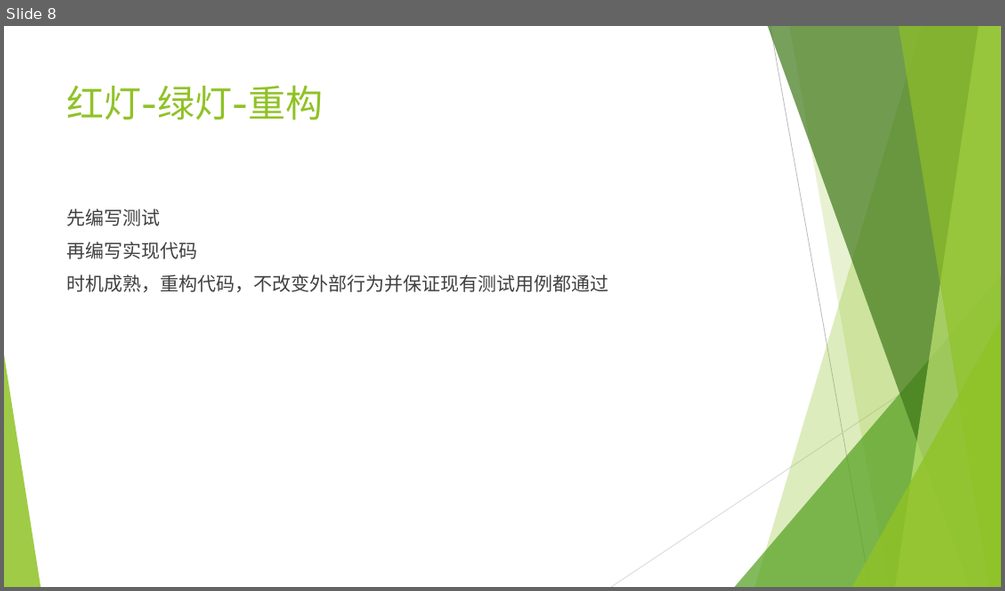
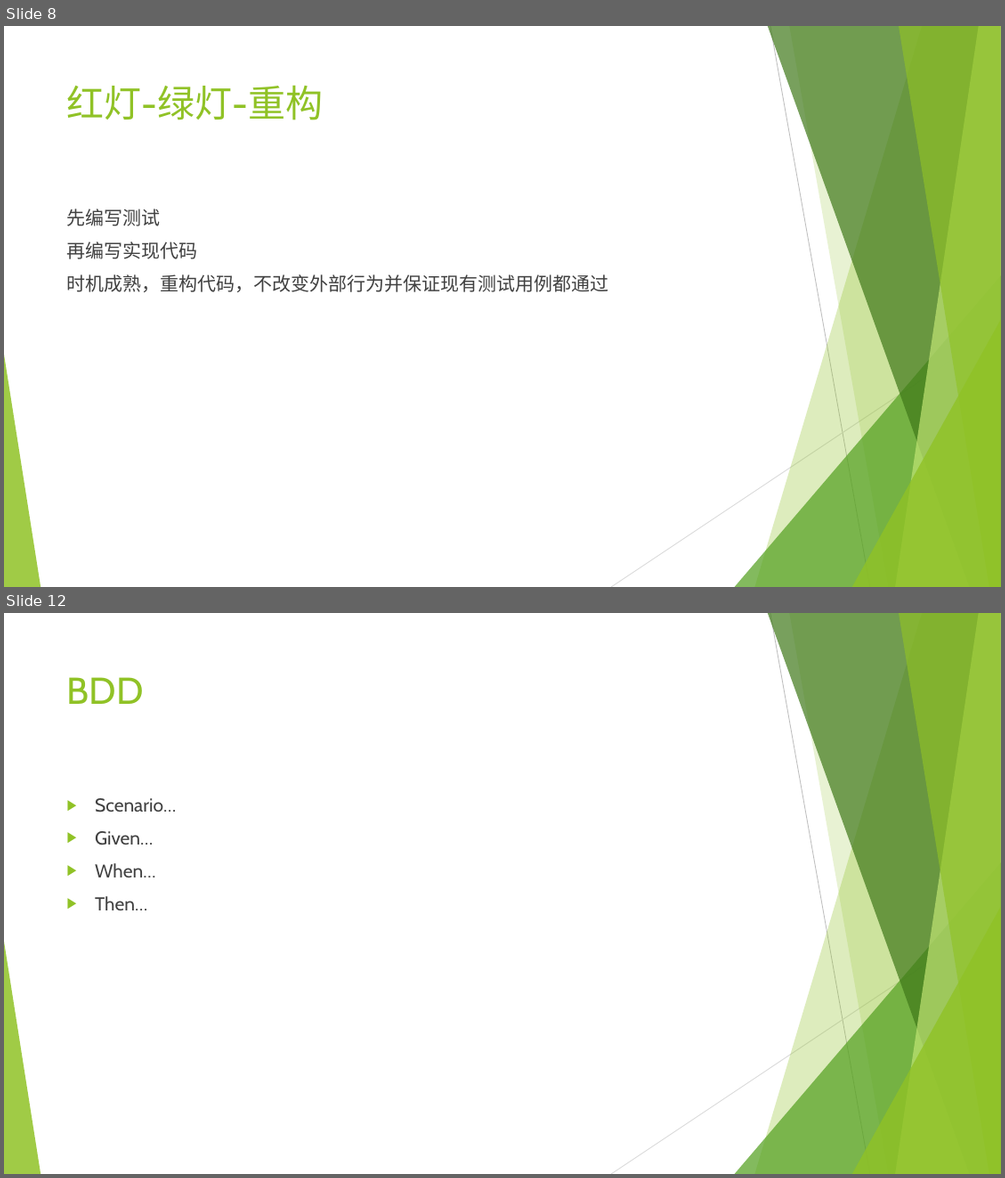
Before and after one commit to dlt-lee/Self_Learning, a slide deck: Test-Drive Java.pptx. Shown one above the other, each under a label of ours: slide 8 before the commit, slides 8 and 12 after it; the slides between them are not shown. The pictures are 1005x591 and 1005x1178 pixels, drawn with LibreOffice and Linux fonts; fonts in the diff are those of the drawing. Boxes give left, top, right and bottom in pixels: in the first picture for what was removed or moved away, otherwise in the second. Text is boxed around its words. In the diff, an @@ line names an element or a change of style, - is before the commit and + after.

```diff
--- a/Test-Drive Java.pptx
+++ b/Test-Drive Java.pptx
@@ slide 12 added at [4,613,1001,1174], background #FFFFFF; not listed: 10 template elements that a slide beside it also shows @@
@@ title added at [67,677,144,704], 36 pt, text #90C226 @@
+BDD
@@ text added at [95,798,176,910], 18 pt, text #404040 @@
+▶ Scenario…
+▶ Given…
+▶ When…
+▶ Then…
```
Also in this commit, not shown: 1 slide changed, 2 other slides added, 1 slide removed.
